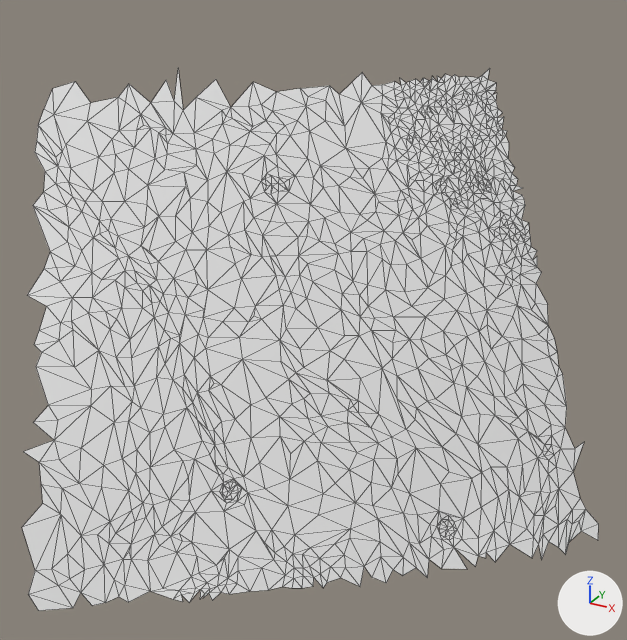
The glTF model moon small_tiles/tile_083.glb as it was, and as the next commit left it.
The view is the same before and after, from a camera (50 mm lens) standing at (19.08, -24.76, 19.88) and looking at (15.31, -17.91, 16.46). The axes (+X, +Y, +Z) are drawn at lower right. The lights are the same throughout. The picture after the commit comes second. Mesh edges are drawn as thin lines. Vertices at exactly the same position are counted once.

Script lines for the objects in view, before the commit:
```python
me_t83 = bpy.data.meshes.new('t83')
me_t83.from_pydata(...)  # 1162 vertices, 2145 faces; spans x 12.39..18.15, y -20.61..-15.16, z 14.29..18.65
ob_t83 = bpy.data.objects.new('t83', me_t83)
ob_t83.location = (0.0, 0.0, 0.0)
```
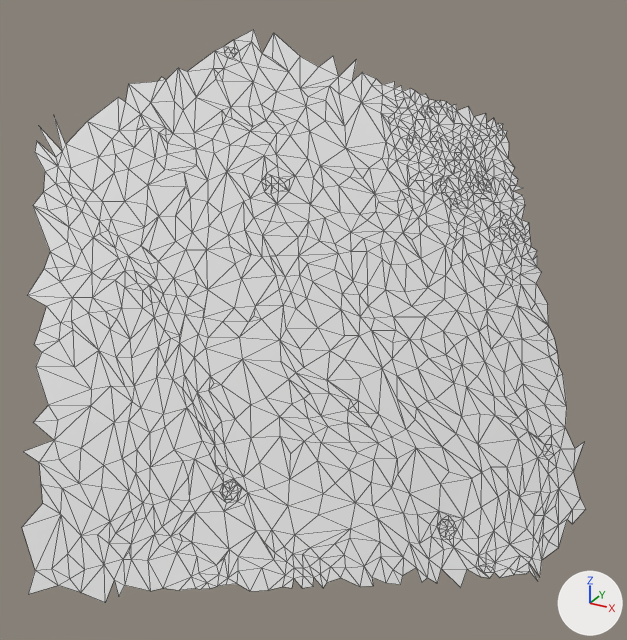
Where the change shows, as pixel boxes [x1, y1, x2, y2] in the pictures (627 x 640 px):
't83', reshaped: before [22, 68, 599, 611]; after [22, 29, 585, 602]
part 1 of me_t83, deleted: before [29, 579, 302, 611]
part 2 of me_t83, reshaped: before [37, 68, 504, 156]; after [130, 29, 382, 110]
part 3 of me_t83, built on: before [559, 509, 599, 554]; after [360, 542, 558, 587]

The change, as a diff of the scene's bpy script:
```diff
--- a/moon small_tiles/tile_083.glb.py
+++ b/moon small_tiles/tile_083.glb.py
@@ me_t83 @@
 # used by ob_t83; location = (0.0, 0.0, 0.0)
-me_t83.from_pydata(...)  # 1162 vertices, 2145 faces; spans x 12.39..18.15, y -20.61..-15.16, z 14.29..18.65
+me_t83.from_pydata(...)  # 1125 vertices, 2082 faces; spans x 12.43..17.98, y -20.59..-15.42, z 14.14..18.99
+# me_t83 part 1
+# 16 vertices are removed from x 13.98..15.37, y -20.61..-19.62, z 14.36..14.43
+# 28 faces are deleted
+# me_t83 part 2
+# 71 vertices are removed from x 12.39..16.27, y -18.29..-15.16, z 18.09..18.57
+# 133 faces are deleted
+# 32 vertices are added at x 13.21..15.03, y -17.45..-16.0, z 18.5..18.99
+# 61 new faces join them
+# me_t83 part 3
+# 6 vertices are removed from x 17.91..18.15, y -17.45..-17.06, z 14.29..14.55
+# 9 faces are deleted
+# 24 vertices are added at x 16.43..17.74, y -18.8..-17.75, z 14.14..14.37
+# 46 new faces join them
```
